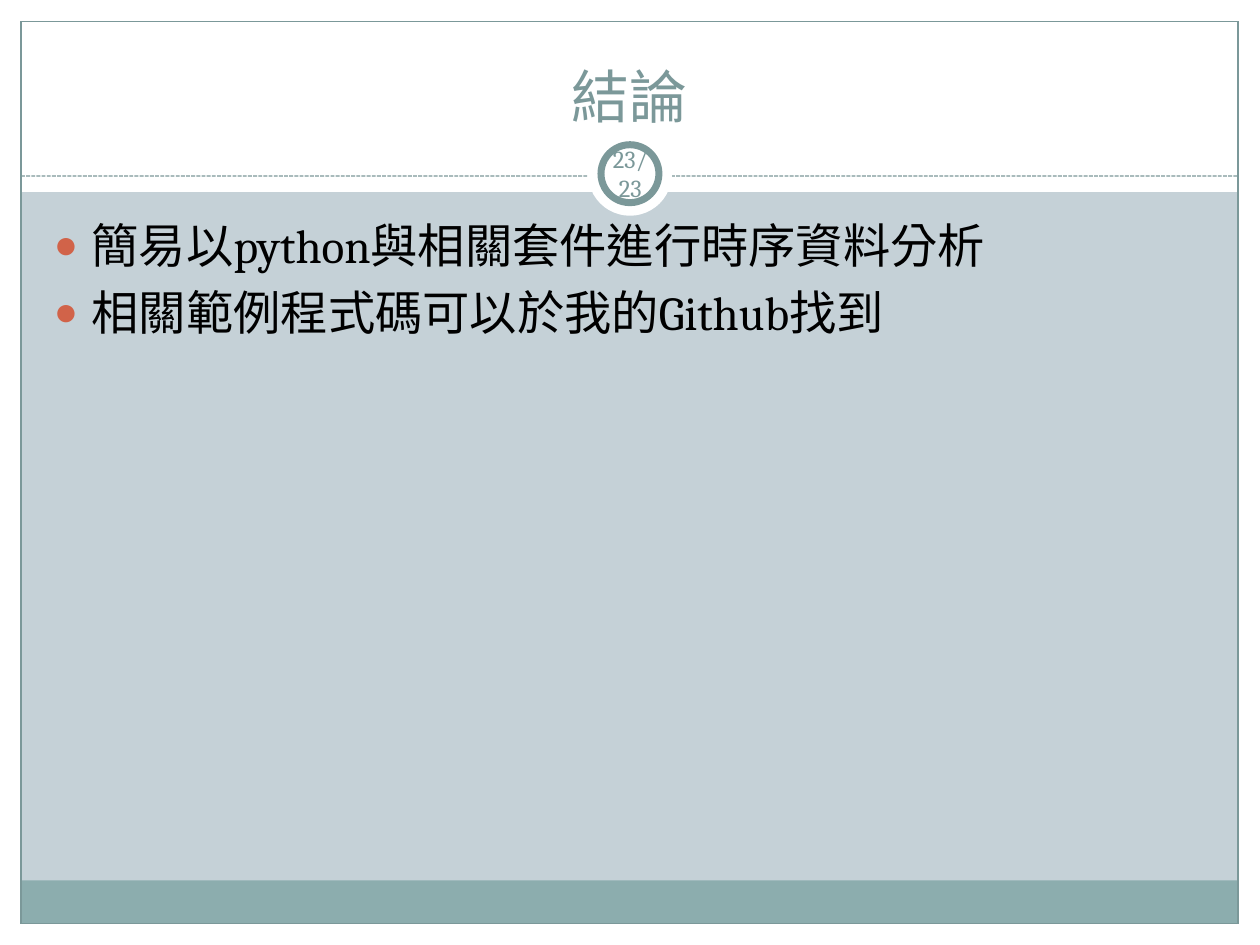
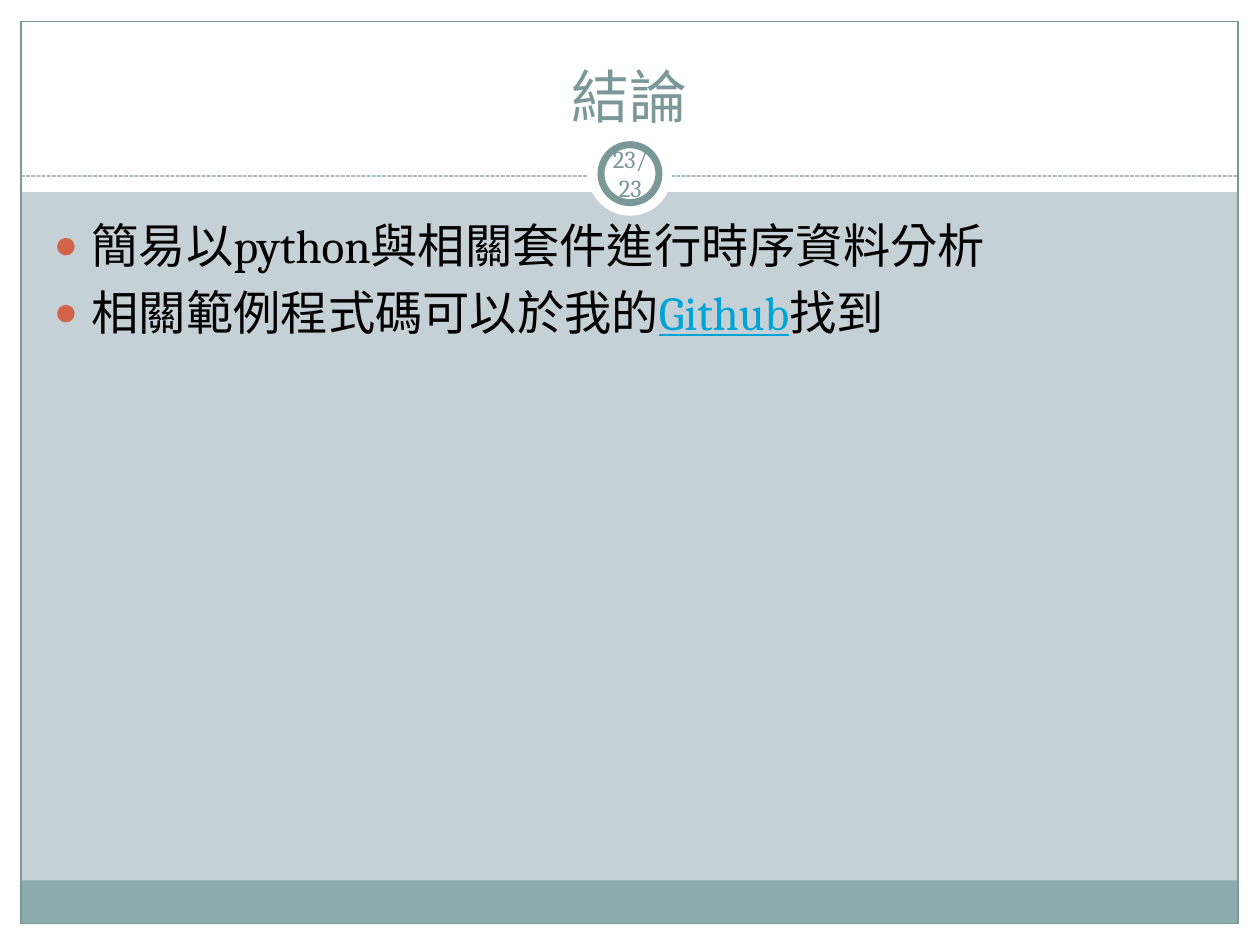
Before and after one commit to playerlove1/time_series, a slide deck: slide 23 of 淺談時序資料分析.pptx. Drawn at 1260x945 pixels with LibreOffice and Linux fonts; fonts in the diff are those of the drawing. Boxes give left, top, right and bottom in pixels: in the first picture for what was removed or moved away, otherwise in the second. Text is boxed around its words. In the diff, an @@ line names an element or a change of style, - is before the commit and + after.

Commit message:
add github link to ppt
將github的連結加入到ppt中

```diff
--- a/淺談時序資料分析.pptx
+++ b/淺談時序資料分析.pptx
@@ text at box(92, 290, 884, 336): text colour #000000 to #00A3D6, underline on in "相關範例程式碼可以於我的Github找到" @@
```
